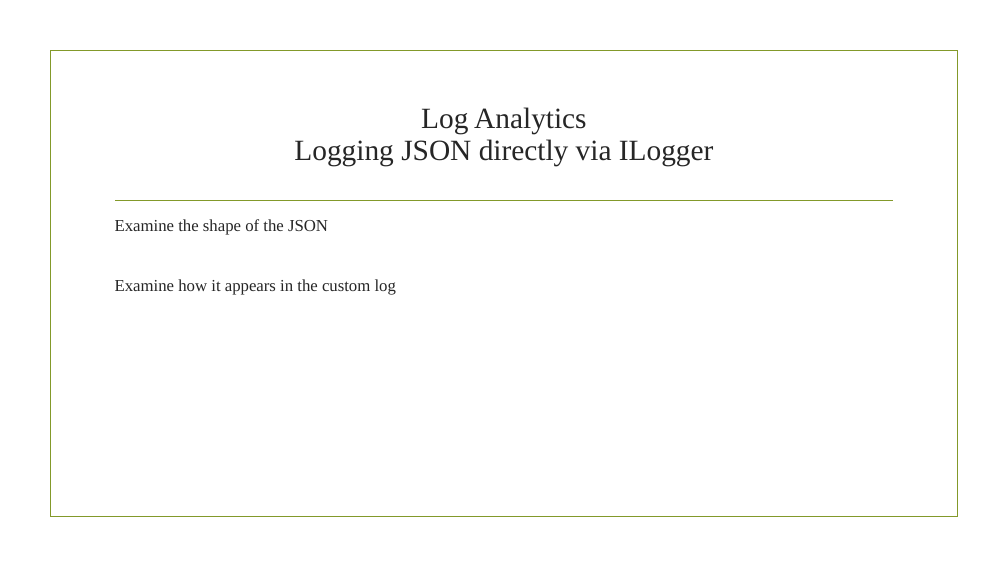
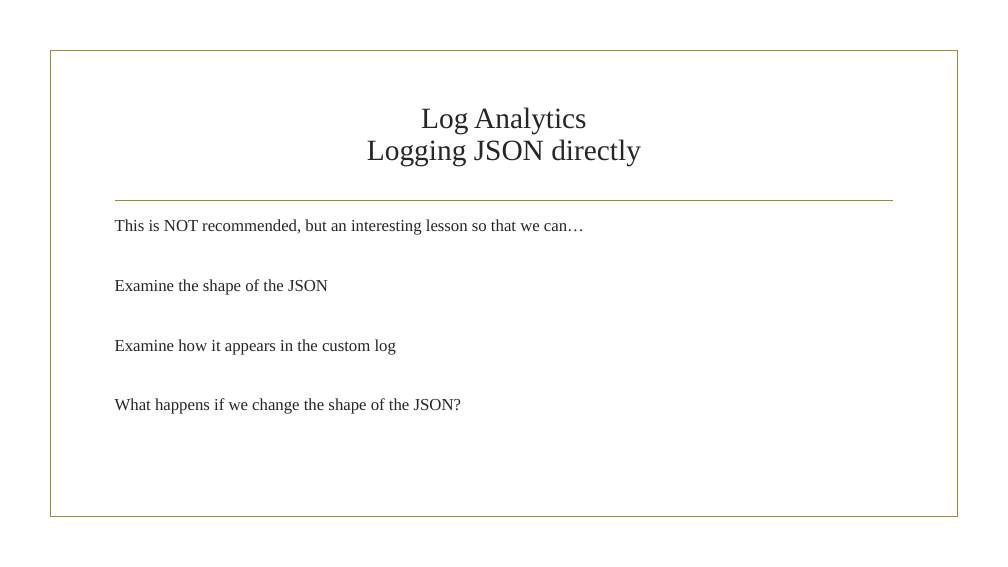
Before and after one commit to madcodemonkey/Azure.Monitor, a slide deck: slide 6 of AppInsights and Log Analytics.pptx. Drawn at 1008x567 pixels with LibreOffice and Linux fonts; fonts in the diff are those of the drawing; background and template pictures are left out. Boxes give left, top, right and bottom in pixels: in the first picture for what was removed or moved away, otherwise in the second. Text is boxed around its words. In the diff, an @@ line names an element or a change of style, - is before the commit and + after.

```diff
--- a/AppInsights and Log Analytics.pptx
+++ b/AppInsights and Log Analytics.pptx
@@ title at <box>367,107,641,166</box>: text changed @@
-Log Analytics
-Logging JSON directly via ILogger
+Log Analytics
+Logging JSON directly
@@ text at <box>115,219,584,235</box>: paragraph added @@
+This is NOT recommended, but an interesting lesson so that we can…
@@ text at <box>115,398,461,414</box>: paragraph added @@
+What happens if we change the shape of the JSON?
```
Also in this commit, not shown: 4 other slides changed.
